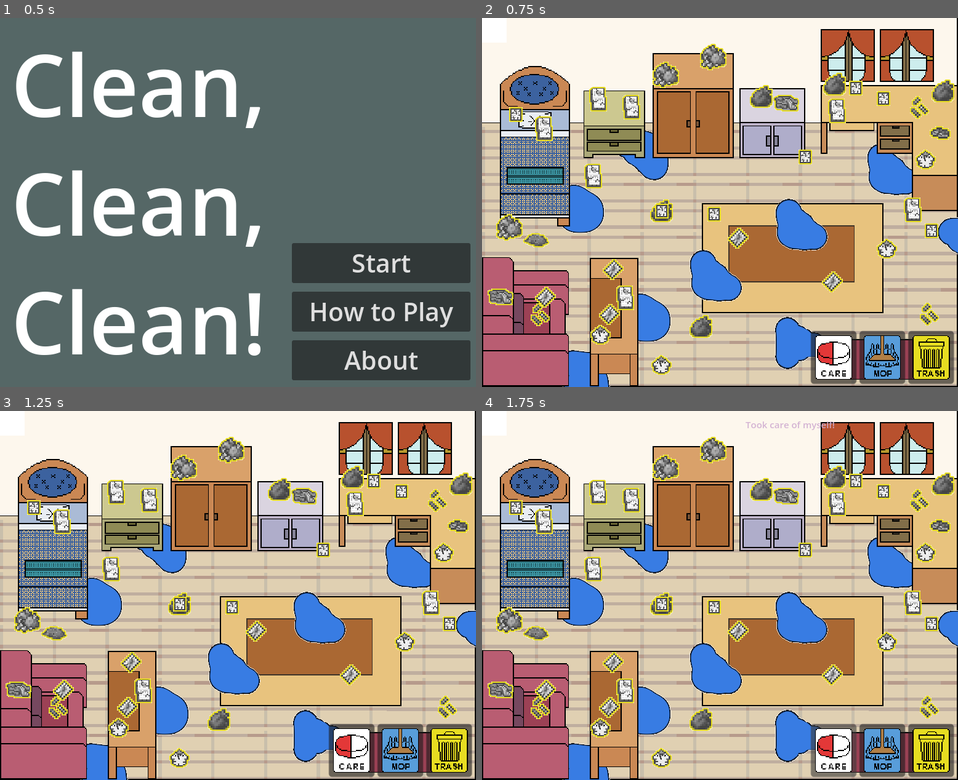
Above: before the commit, frames 1-4 (two rows, left to right).
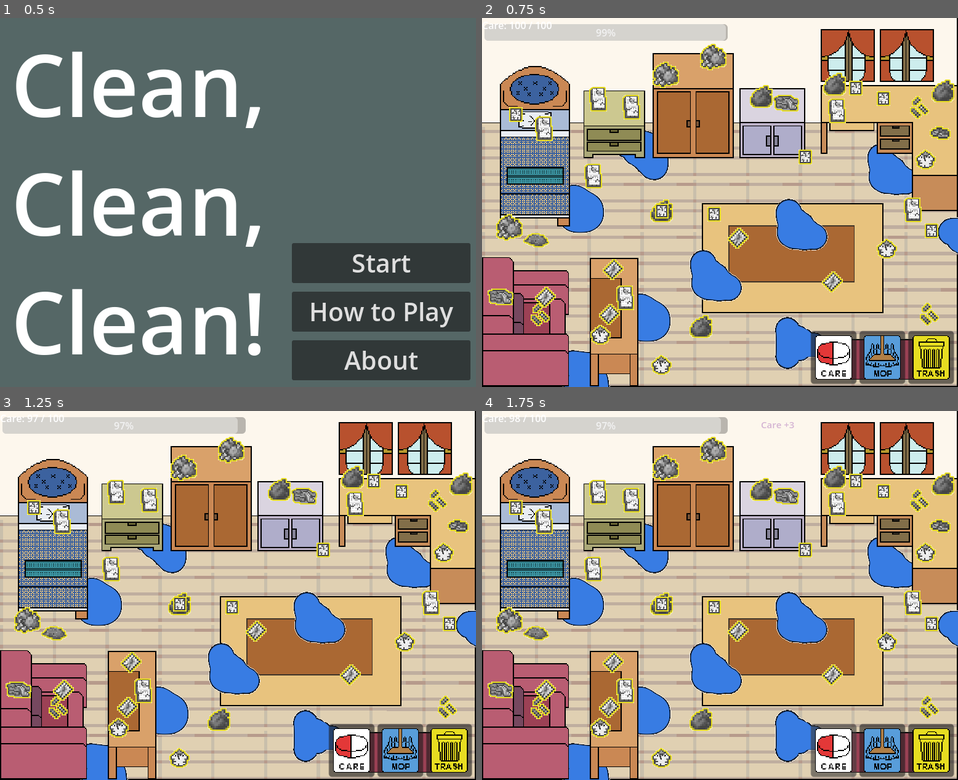
Above: after the commit, the same moments.

Repository: mistlmxstl/Beyond-Game-Jam
Game: Godot game, scene res://Levels/Main_menu.tscn
Same seed, same stepped clock (60 frames per second), same inputs: the game is played once before the commit and once after it.
Inputs (mouse positions are in pixels of both pictures, inside the frame that each line leads up to):
- Up to frame 1 (0.5 s): no input
- Up to frame 2 (0.75 s): click "Start" at 0.5 s
- Up to frame 3 (1.25 s): no input
- Up to frame 4 (1.75 s): click (834, 750) at 1.25 s

Frame 1 is identical in both runs. In frame 2, 2.2% of the frame differs, in the area x 0-52%, y 1-7%; in frame 3, 2.2%; in frame 4, 2.3%, in the area x 0-74%, y 1-7%.

Commit message:
feat : the care manager, and the distortion

Diff:
--- a/Levels/level 1.tscn
+++ b/Levels/level 1.tscn
@@ -245,18 +245,25 @@
 text = "Mop equipped"
 horizontal_alignment = 1
 
-[node name="SanityBar" type="ProgressBar" parent="CanvasLayer" unique_id=833040366]
-offset_right = 4.0
-offset_bottom = 27.0
-max_value = 30.0
-
-[node name="SanityLabel" type="Label" parent="CanvasLayer" unique_id=894058356]
+[node name="CareBar" type="ProgressBar" parent="CanvasLayer" unique_id=833040366]
+offset_left = 4.0
+offset_top = 10.0
+offset_right = 399.0
+offset_bottom = 37.0
+value = 100.0
+
+[node name="CareLabel" type="Label" parent="CanvasLayer" unique_id=894058356]
 offset_right = 40.0
 offset_bottom = 23.0
 
 [node name="DistortionOverlay" type="ColorRect" parent="CanvasLayer" unique_id=1317681800]
-offset_right = 40.0
-offset_bottom = 40.0
+anchors_preset = 15
+anchor_right = 1.0
+anchor_bottom = 1.0
+grow_horizontal = 2
+grow_vertical = 2
+mouse_filter = 2
+color = Color(0.99236816, 0.8784709, 0.9586441, 1)
 
 [connection signal="pressed" from="Care button/Care" to="." method="_on_button_3_pressed"]
 [connection signal="pressed" from="Cleaning tools buttons/Mop" to="." method="_on_mop_pressed"]
--- a/Script/game_manager.gd
+++ b/Script/game_manager.gd
@@ -4,13 +4,13 @@
 signal notification_requested(message)
 signal cleaning_progress(trash_left, water_left)
 signal level_completed
-signal sanity_changed(current_sanity, max_sanity, distortion_strength)
+signal care_changed(current_care, max_care, distortion_strength, chaos_strength)
 
 var current_tool = "none"
 
-var max_sanity := 30.0
-var current_sanity := 30.0
-var sanity_drain_per_second := 1.0
+var max_care := 100.0
+var current_care := 100.0
+var care_drain_per_second := 5.0
 
 var trash_picked = 0
 var water_mopped = 0
@@ -22,7 +22,7 @@
 
 func _ready() -> void:
 	current_tool = "none"
-	current_sanity = max_sanity
+	current_care = max_care
 	trash_picked = 0
 	water_mopped = 0
 	is_level_finished = false
@@ -31,14 +31,14 @@
 	if is_level_finished:
 		return
 
-	if current_sanity > 0.0:
-		current_sanity -= sanity_drain_per_second * delta
-		current_sanity = max(current_sanity, 0.0)
-		_emit_sanity()
+	if current_care > 0.0:
+		current_care -= care_drain_per_second * delta
+		current_care = max(current_care, 0.0)
+		_emit_care()
 
 func setup_level(trash_count: int, water_count: int) -> void:
 	current_tool = "none"
-	current_sanity = max_sanity
+	current_care = max_care
 	trash_picked = 0
 	water_mopped = 0
 	total_trash = trash_count
@@ -47,7 +47,7 @@
 
 	_emit_progress()
 	tool_changed.emit(current_tool)
-	_emit_sanity()
+	_emit_care()
 
 func set_tool(tool_name: String) -> void:
 	current_tool = tool_name
@@ -62,6 +62,12 @@
 			notification_requested.emit("No tool equipped")
 		_:
 			notification_requested.emit(tool_name + " equipped")
+
+func add_care(amount: float) -> void:
+	current_care += amount
+	current_care = clamp(current_care, 0.0, max_care)
+	_emit_care()
+	notification_requested.emit("Care +" + str(int(amount)))
 
 func pickup_trash() -> void:
 	trash_picked += 1
@@ -88,16 +94,23 @@
 	var water_left = max(total_water - water_mopped, 0)
 	cleaning_progress.emit(trash_left, water_left)
 
-func _emit_sanity() -> void:
-	sanity_changed.emit(current_sanity, max_sanity, get_distortion_strength())
+func _emit_care() -> void:
+	care_changed.emit(
+		current_care,
+		max_care,
+		get_distortion_strength(),
+		get_chaos_strength()
+	)
 
 func get_distortion_strength() -> float:
-	if current_sanity > 15.0:
+	if current_care > 25.0:
 		return 0.0
+	elif current_care > 20.0:
+		return remap(current_care, 25.0, 20.0, 0.05, 0.35)
+	else:
+		return remap(current_care, 20.0, 0.0, 0.4, 1.0)
 
-	if current_sanity > 12.0:
-		# mulai distort pelan dari 15 ke 12
-		return remap(current_sanity, 15.0, 12.0, 0.05, 0.18)
-
-	# di bawah 12 distort makin parah
-	return remap(current_sanity, 12.0, 0.0, 0.2, 0.8)
+func get_chaos_strength() -> float:
+	if current_care > 20.0:
+		return 0.0
+	return remap(current_care, 20.0, 0.0, 0.0, 1.0)
--- a/Script/level_1.gd
+++ b/Script/level_1.gd
@@ -4,6 +4,9 @@
 @onready var mop: Button = $Buttons/Mop
 @onready var trash: Button = $Buttons/Trash
 @onready var tool_notification: Label = $CanvasLayer/ToolNotification
+@onready var care_bar: ProgressBar = $CanvasLayer/CareBar
+@onready var care_label: Label = $CanvasLayer/CareLabel
+@onready var distortion_overlay: ColorRect = $CanvasLayer/DistortionOverlay
 
 var cursor_mop = preload("res://Assets/UI/Mop button.png")
 var cursor_trash = preload("res://Assets/UI/Trash button.png")
@@ -13,6 +16,7 @@
 	game_manager.level_completed.connect(_on_level_completed)
 	game_manager.tool_changed.connect(_on_tool_changed)
 	game_manager.cleaning_progress.connect(_on_cleaning_progress)
+	game_manager.care_changed.connect(_on_care_changed)
 
 	var trash_count = get_tree().get_nodes_in_group("trash").size()
 	var water_count = get_tree().get_nodes_in_group("water").size()
@@ -22,7 +26,8 @@
 	tool_notification.text = ""
 
 func _on_button_3_pressed() -> void:
-	_show_notification("Took care of myself!")
+	game_manager.add_care(3.0)
+	_show_notification("Care +3")
 
 func _on_mop_pressed() -> void:
 	game_manager.set_tool("Mop")
@@ -52,4 +57,13 @@
 
 func _on_level_completed() -> void:
 	_show_notification("All clean! Next level unlocked")
-	# get_tree().change_scene_to_file("res://Levels/level_2.tscn")
+
+func _on_care_changed(current_care: float, max_care: float, distortion_strength: float, chaos_strength: float) -> void:
+	care_bar.max_value = max_care
+	care_bar.value = current_care
+	care_label.text = "Care: " + str(int(ceil(current_care))) + " / " + str(int(max_care))
+
+	# Efek sederhana dulu: overlay makin kuat saat care turun
+	var alpha := distortion_strength * 0.35
+	var red := 0.2 + chaos_strength * 0.4
+	distortion_overlay.color = Color(red, 0.0, 0.0, alpha)
